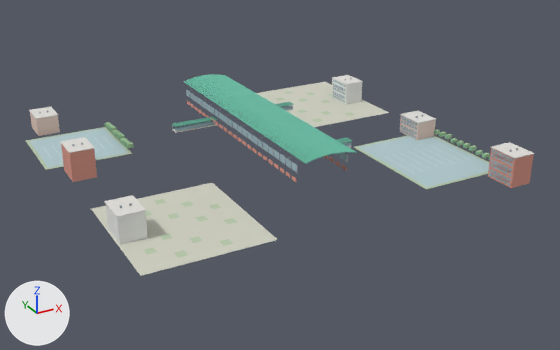
A saved change to the glTF model assets/photo-stations/0.gltf.
Rendered twice from a 50 mm lens placed at (-217.0, -423.0, 194.0), pointed at (7.0, -15.0, -10.0). The axes (+X, +Y, +Z) are drawn at lower left. The lights are the same throughout. The older version comes first. Vertices at exactly the same position are counted once.

Script lines for the objects in view, before the commit:
```python
me_mesh_0 = bpy.data.meshes.new('Mesh_0')
me_mesh_0.from_pydata(...)  # 4740 vertices, 7058 faces; spans x -130.0..126.0, y -119.0..126.0, z 0.0..32.0
me_mesh_0.materials.append(mat_roof)  # green #6cbfa7
me_mesh_0.materials.append(mat_roofedge)  # green #589d89
me_mesh_0.materials.append(mat_roofshine)  # green #73ccb2
me_mesh_0.materials.append(mat_concrete)  # light grey #e3e1dc
me_mesh_0.materials.append(mat_frame)  # light grey #bfc5c4
me_mesh_0.materials.append(mat_brick)  # pink #de998a
me_mesh_0.materials.append(mat_lightbrick)  # beige #e8cdc1
me_mesh_0.materials.append(mat_glass)  # cyan #a8c7d1
me_mesh_0.materials.append(mat_glassbright)  # pale blue #cfe6e9
me_mesh_0.materials.append(mat_white)  # white #eeefec
me_mesh_0.materials.append(mat_dark)  # grey #8e969a
me_mesh_0.materials.append(mat_leaf)  # greyish green #8ab992
me_mesh_0.materials.append(mat_leaf2)  # green #a8cba0
me_mesh_0.materials.append(mat_trunk)  # beige #ae9e8a
me_mesh_0.materials.append(mat_grass)  # light grey #bbccad
me_mesh_0.materials.append(mat_water)  # pale blue #b2cbcf
me_mesh_0.materials.append(mat_watershine)  # light grey #d2dfe1
me_mesh_0.materials.append(mat_gold)  # light grey #d2d3c4
me_mesh_0.materials.append(mat_steel)  # grey #acb6bc
me_mesh_0.materials.append(mat_shade)  # grey #b7bcb8
ob_station_0_photo_informed_architecture_and_surroundings = bpy.data.objects.new('Station 0 photo-informed architecture and surroundings', me_mesh_0)
ob_station_0_photo_informed_architecture_and_surroundings.location = (0.0, 0.0, 0.0)
```
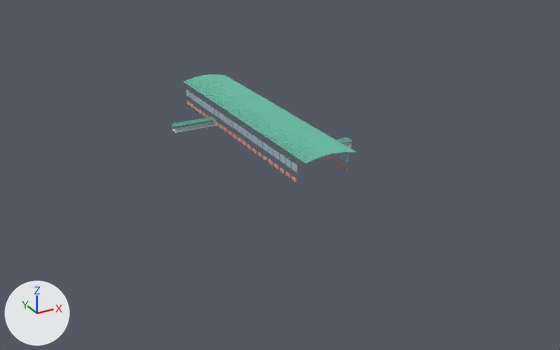
Pixel boxes [x1, y1, x2, y2] of what changed, in the pictures (560 x 350 px):
'Station 0 photo-informed architecture and surroundings', reshaped (64% narrower, 46% shorter)
    before: [26, 74, 535, 276]
    after: [172, 74, 357, 182]
part 1 of me_mesh_0, deleted
    before: [26, 75, 535, 276]

The edits, one by one:
me_mesh_0 is used by ob_station_0_photo_informed_architecture_and_surroundings; location (0.0, 0.0, 0.0).
me_mesh_0 had 4740 vertices, 7058 faces and spanned x -130.0..126.0, y -119.0..126.0, z 0.0..32.0.
me_mesh_0 now has 1668 vertices, 2450 faces and spans x -44.0..44.0, y -88.0..88.0, z 12.0..32.0.
me_mesh_0 part 1: 384 loose pieces with 3072 vertices, spanning x -130.0..126.0, y -119.0..126.0, z 0.0..21.0, are deleted.
me_mesh_0 no longer uses material mat_lightbrick (beige #e8cdc1).
me_mesh_0 no longer uses material mat_glassbright (pale blue #cfe6e9).
me_mesh_0 no longer uses material mat_white (white #eeefec).
me_mesh_0 no longer uses material mat_dark (grey #8e969a).
me_mesh_0 no longer uses material mat_leaf (greyish green #8ab992).
me_mesh_0 no longer uses material mat_leaf2 (green #a8cba0).
me_mesh_0 no longer uses material mat_trunk (beige #ae9e8a).
me_mesh_0 no longer uses material mat_grass (light grey #bbccad).
me_mesh_0 no longer uses material mat_water (pale blue #b2cbcf).
me_mesh_0 no longer uses material mat_watershine (light grey #d2dfe1).
me_mesh_0 no longer uses material mat_gold (light grey #d2d3c4).
me_mesh_0 no longer uses material mat_shade (grey #b7bcb8).
